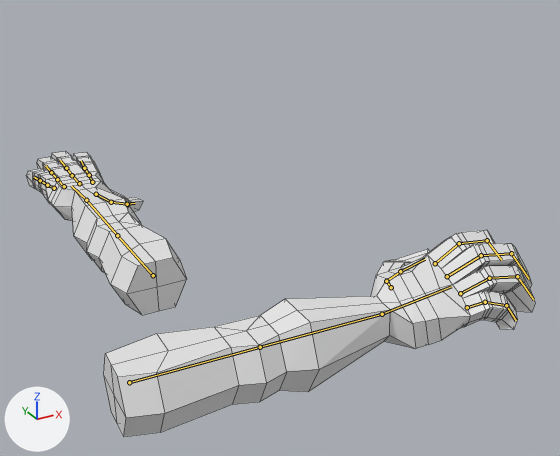
Renders of the Blender file 3D assets/Hands copy.blend from each side of a commit.
Before and after are seen from a camera (50 mm lens) standing at (-7.0, -19.4, 14.4) and looking at (5.2, 2.8, 3.3). Arrows for +X, +Y and +Z are at lower left; the lights stay in place. The bones that bend it are drawn over the model as lines. Mesh edges are drawn as thin lines.
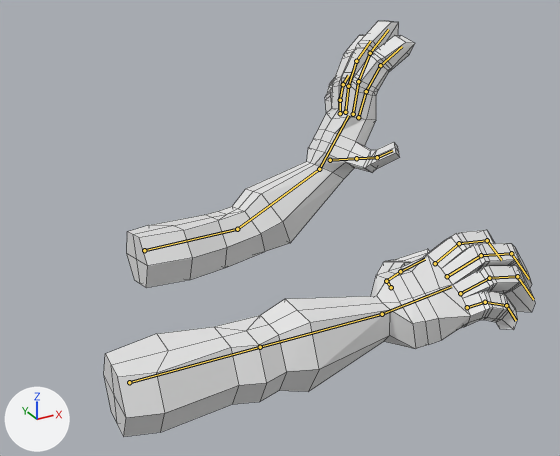
The newer file adds an action. The first version stands in its rest pose; the second is drawn at frame 4 of the action 'Spell cast'.

Pixel boxes (x1, y1, x2, y2) of what changed, in the pictures (560 x 456 px):
'Cube.002', posed (78% wider, 62% taller)
    before: (26, 151, 187, 315)
    after: (127, 21, 415, 288)
bone 'Upper arm.L', root to tip
    before: (153, 275) to (117, 235)
    after: (144, 250) to (237, 229)
bone 'Lower arm.L', root to tip
    before: (117, 235) to (86, 200)
    after: (237, 229) to (319, 169)
bone 'Hand.L', root to tip
    before: (86, 200) to (71, 186)
    after: (319, 169) to (348, 115)
bone 'Middlefinger1.L', root to tip
    before: (79, 183) to (72, 175)
    after: (353, 114) to (358, 81)
bone 'Middlefinger2.L', root to tip
    before: (72, 175) to (66, 168)
    after: (358, 81) to (370, 53)
bone 'Middlefinger3.L', root to tip
    before: (66, 168) to (60, 160)
    after: (370, 53) to (388, 29)
bone 'Ringfinger1.L', root to tip
    before: (64, 186) to (57, 179)
    after: (345, 112) to (348, 86)
bone 'Ringfinger2.L', root to tip
    before: (57, 179) to (51, 172)
    after: (348, 86) to (356, 61)
bone 'Ringfinger3.L', root to tip
    before: (51, 172) to (45, 165)
    after: (356, 61) to (370, 41)
bone 'Pinky1.L', root to tip
    before: (54, 188) to (47, 185)
    after: (340, 113) to (340, 100)
bone 'Pinky2.L', root to tip
    before: (47, 185) to (40, 180)
    after: (340, 100) to (343, 84)
bone 'Pinky3.L', root to tip
    before: (40, 180) to (34, 177)
    after: (343, 84) to (348, 75)
bone 'Pegefinger1.L', root to tip
    before: (92, 182) to (89, 175)
    after: (358, 117) to (366, 91)
bone 'Pegefinger2.L', root to tip
    before: (89, 175) to (84, 168)
    after: (366, 91) to (380, 65)
bone 'Pegefinger3.L', root to tip
    before: (84, 168) to (81, 160)
    after: (380, 65) to (402, 46)

What the commit changed:
Bone 'Upper arm.L' (bone_upper_arm_l) moves from (0.0, 0.0, 0.0) to (0.111, 0.531, 0.003).
Bone 'Upper arm.L' (bone_upper_arm_l) turns from (0, 0, 0) to (0, -10, -88) degrees about its own x, y and z.
Bone 'Lower arm.L' (bone_lower_arm_l) turns from (0, 0, 0) to (24, 0, -5) degrees about its own x, y and z.
Bone 'Hand.L' (bone_hand_l) turns from (0, 0, 0) to (34, -2, -6) degrees about its own x, y and z.
Bone 'Middlefinger1.L' (bone_middlefinger1_l) moves from (0.0, 0.0, 0.0) to (0.0, 0.0, 0.002).
Bone 'Middlefinger1.L' (bone_middlefinger1_l) turns from (0, 0, 0) to (18, 0, 0) degrees about its own x, y and z.
Bone 'Middlefinger2.L' (bone_middlefinger2_l) moves from (0.0, 0.0, 0.0) to (-0.012, 0.008, -0.03).
Bone 'Middlefinger2.L' (bone_middlefinger2_l) turns from (0, 0, 0) to (-17, 4, 4) degrees about its own x, y and z.
Bone 'Middlefinger3.L' (bone_middlefinger3_l) moves from (0.0, 0.0, 0.0) to (-0.02, 0.018, -0.051).
Bone 'Middlefinger3.L' (bone_middlefinger3_l) turns from (0, 0, 0) to (-21, 18, 0) degrees about its own x, y and z.
Bone 'Ringfinger1.L' (bone_ringfinger1_l) moves from (0.0, 0.0, 0.0) to (0.0, 0.001, 0.005).
Bone 'Ringfinger1.L' (bone_ringfinger1_l) turns from (0, 0, 0) to (19, -5, 2) degrees about its own x, y and z.
Bone 'Ringfinger2.L' (bone_ringfinger2_l) moves from (0.0, 0.0, 0.0) to (-0.004, -0.015, -0.001).
Bone 'Ringfinger2.L' (bone_ringfinger2_l) turns from (0, 0, 0) to (-16, 4, 7) degrees about its own x, y and z.
Bone 'Ringfinger3.L' (bone_ringfinger3_l) moves from (0.0, 0.0, 0.0) to (-0.009, -0.017, -0.011).
Bone 'Ringfinger3.L' (bone_ringfinger3_l) turns from (0, 0, 0) to (-20, 16, 2) degrees about its own x, y and z.
Bone 'Pinky1.L' (bone_pinky1_l) moves from (0.0, 0.0, 0.0) to (0.0, 0.0, -0.002).
Bone 'Pinky1.L' (bone_pinky1_l) turns from (0, 0, 0) to (17, -15, 6) degrees about its own x, y and z.
Bone 'Pinky2.L' (bone_pinky2_l) moves from (0.0, 0.0, 0.0) to (0.011, -0.03, 0.049).
Bone 'Pinky2.L' (bone_pinky2_l) turns from (0, 0, 0) to (-15, 7, 6) degrees about its own x, y and z.
Bone 'Pinky3.L' (bone_pinky3_l) moves from (0.0, 0.0, 0.0) to (0.018, -0.054, 0.083).
Bone 'Pinky3.L' (bone_pinky3_l) turns from (0, 0, 0) to (-18, 9, 8) degrees about its own x, y and z.
Bone 'Pegefinger1.L' (bone_pegefinger1_l) moves from (0.0, 0.0, 0.0) to (0.0, 0.0, -0.005).
Bone 'Pegefinger1.L' (bone_pegefinger1_l) turns from (0, 0, 0) to (16, 6, -2) degrees about its own x, y and z.
Bone 'Pegefinger2.L' (bone_pegefinger2_l) moves from (0.0, 0.0, 0.0) to (-0.005, 0.034, -0.017).
Bone 'Pegefinger2.L' (bone_pegefinger2_l) turns from (0, 0, 0) to (-17, 1, -1) degrees about its own x, y and z.
Bone 'Pegefinger3.L' (bone_pegefinger3_l) moves from (0.0, 0.0, 0.0) to (-0.006, 0.048, -0.021).
Bone 'Pegefinger3.L' (bone_pegefinger3_l) turns from (0, 0, 0) to (-27, 21, -5) degrees about its own x, y and z.
